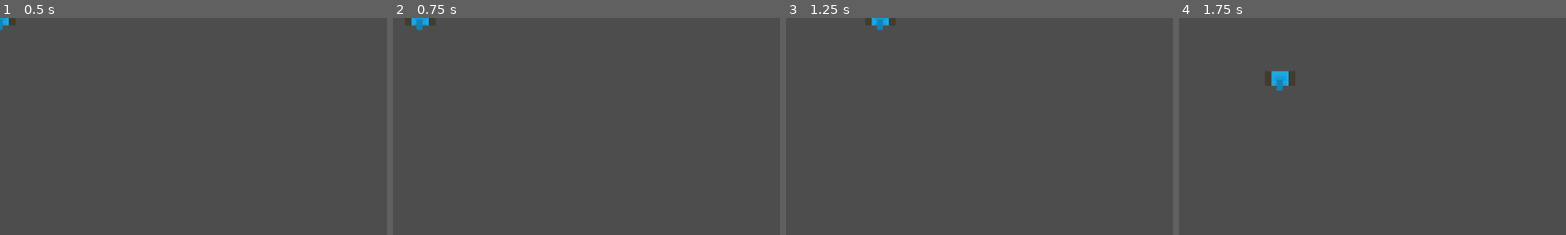
Above: before the commit, frames 1-4 (left to right).
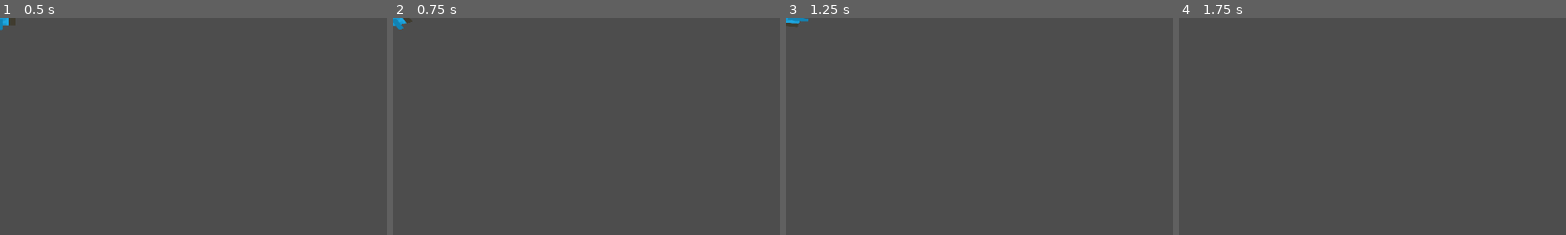
Above: after the commit, the same moments.

Repository: jaketheleyzer1/ASD-Final-Project
Game: Godot game, scene res://main.tscn
The game is run twice, just before and just after one commit, with the same random seed, the same clock (stepped at 60 frames per second) and the same inputs.
Inputs:
- Up to frame 1 (0.5 s): no input
- Up to frame 2 (0.75 s): tap Enter at 0.5 s; hold Right (ui_right) from 0.53 s (still down)
- Up to frame 3 (1.25 s): keep holding Right (ui_right)
- Up to frame 4 (1.75 s): tap Space at 1.25 s; release Right (ui_right) at 1.28 s; hold Down (ui_down) from 1.28 s (still down)
The pictures show only the part of the screen within x 0-50%, y 0-50%; the shares and areas given below are measured in that part.

Frame 1 is identical in both runs. In frame 2, 0.4% of the frame differs, in the area x 0-11%, y 0-6%; in frame 3, 0.5%; in frame 4, 0.6%, in the area x 22-31%, y 24-34%.

Commit message:
rotation code

Diff:
--- a/player.gd
+++ b/player.gd
@@ -1,16 +1,20 @@
 extends CharacterBody2D
 
-const SPEED = 200
+const SPEED = 20
+const ROTATION_SPEED = 2.0  # Adjust this value for faster or slower rotation
 
-func _physics_process(_delta):
-	var direction = Vector2(0,0)
+func _physics_process(delta):
+	var direction = Vector2(0, 0)
+
 	if Input.is_action_pressed("ui_left"):
-		direction.x -= 1
+		rotation -= ROTATION_SPEED * delta
 	if Input.is_action_pressed("ui_right"):
-		direction.x +=1
+		rotation += ROTATION_SPEED * delta
+
 	if Input.is_action_pressed("ui_up"):
-		direction.y -=1
+		direction = Vector2(SPEED, 0).rotated(rotation)
 	if Input.is_action_pressed("ui_down"):
-		direction.y +=1
-	velocity = direction.normalized() * SPEED
+		direction = Vector2(-SPEED*0.8, 0).rotated(rotation)
+
+	velocity = direction * SPEED
 	move_and_slide()
Not shown: 1 places in main.tscn that only renumber resources
Not shown: 1 places in player.tscn that only renumber resources
